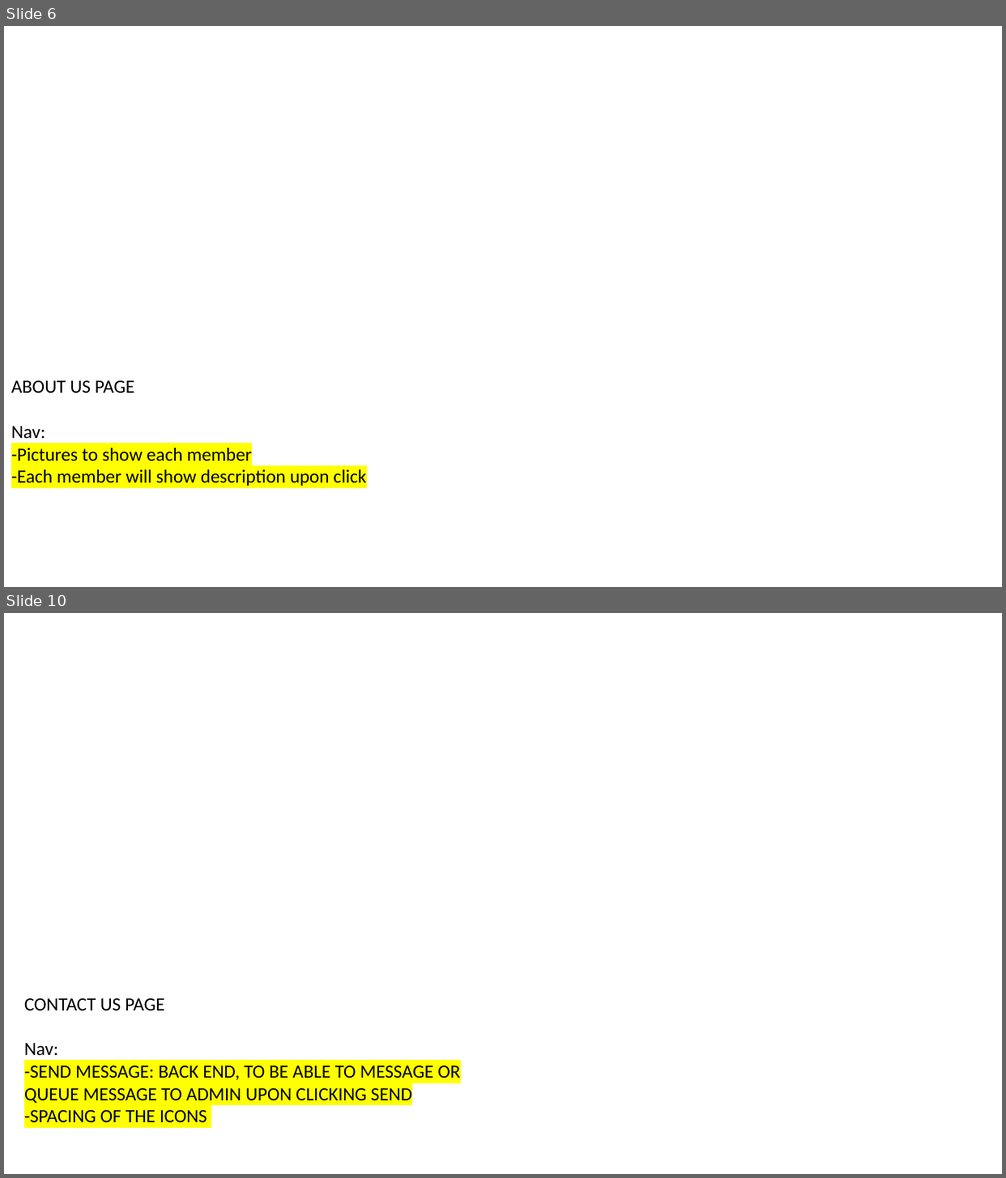
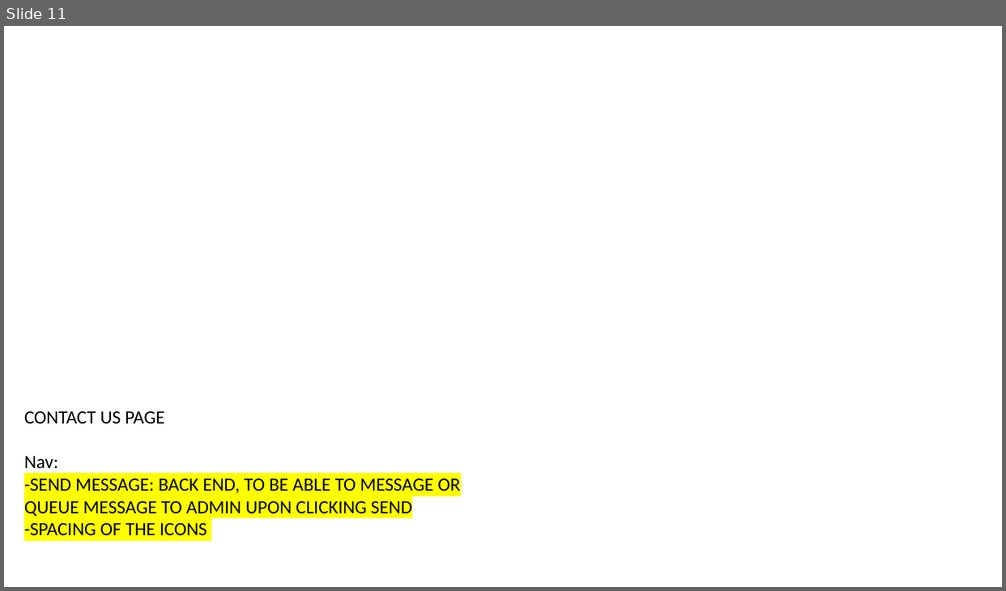
Before and after one commit to lifefromashes/bankApp, a slide deck: UnusedCode/Navigations.pptx. Shown one above the other, each under a label of ours: slides 6 and 10 before the commit, slide 11 after it; the slides between them are not shown. The pictures are 1006x1178 and 1006x591 pixels, drawn with LibreOffice and Linux fonts; fonts in the diff are those of the drawing; background and template pictures are left out. Boxes give left, top, right and bottom in pixels: in the first picture for what was removed or moved away, otherwise in the second. Text is boxed around its words. In the diff, an @@ line names an element or a change of style, - is before the commit and + after.

```diff
--- a/UnusedCode/Navigations.pptx
+++ b/UnusedCode/Navigations.pptx
@@ slide 6 removed at <box>4,26,1002,587</box>, background picture (left out) @@
@@ text removed at <box>11,381,367,486</box> @@
-ABOUT US PAGE
-Nav:
--Pictures to show each member
--Each member will show description upon click
@@ what was slide 10 is now slide 11 @@
```
Also in this commit, not shown: 2 slides changed, 8 slides added, 6 other slides removed.
